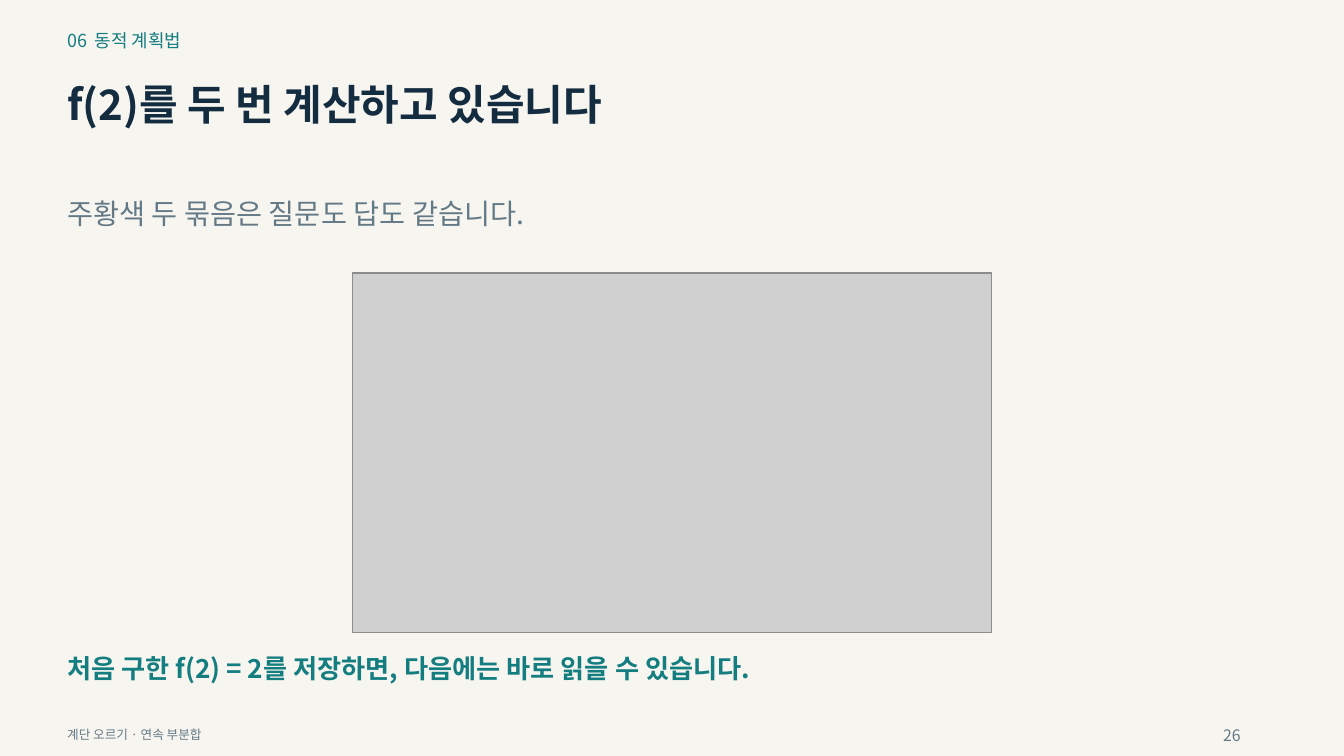
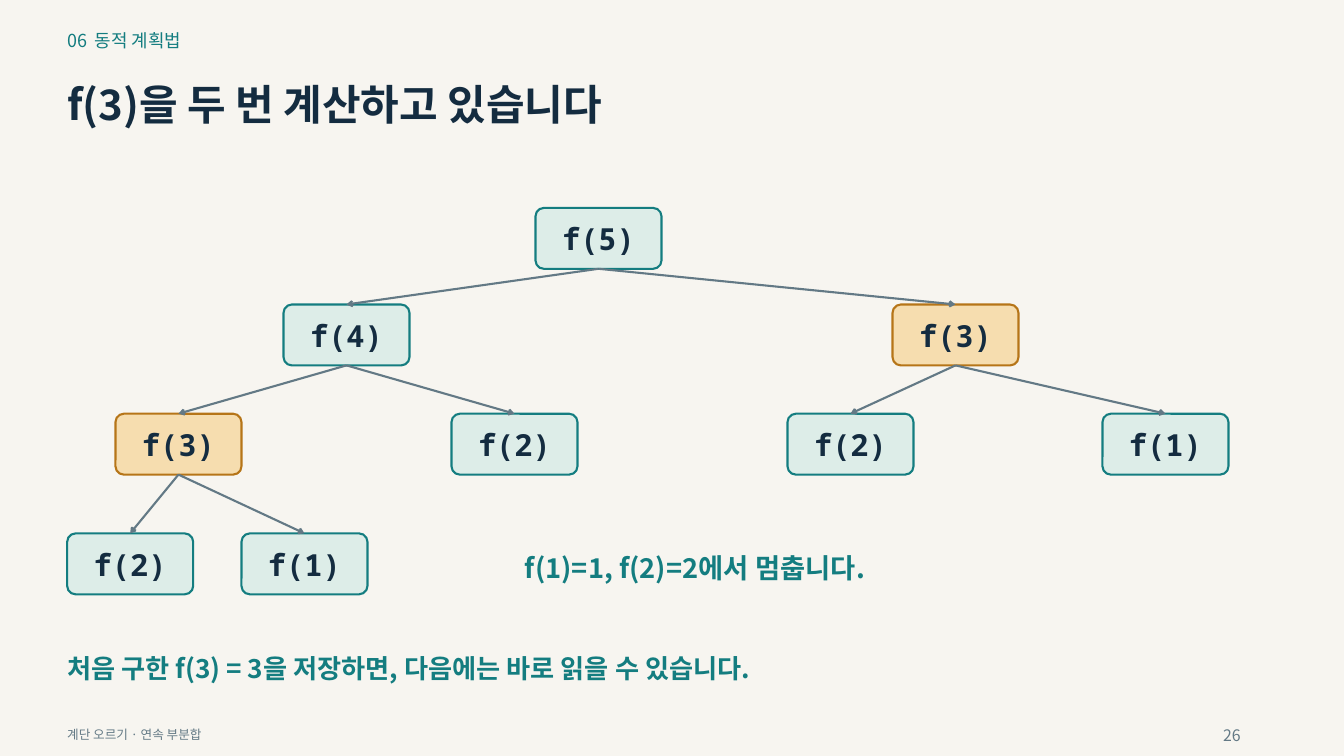
Before and after one commit to Sangdon-Park/Sangdon-Park.github.io, a slide deck: slide 26 of data/알고리즘/6장_동적_계획법.pptx. Drawn at 1344x756 pixels with LibreOffice and Linux fonts; fonts in the diff are those of the drawing; grey boxes stand for pictures. Boxes give left, top, right and bottom in pixels: in the first picture for what was removed or moved away, otherwise in the second. Text is boxed around its words. In the diff, an @@ line names an element or a change of style, - is before the commit and + after.

```diff
--- a/data/알고리즘/6장_동적_계획법.pptx
+++ b/data/알고리즘/6장_동적_계획법.pptx
@@ text at box(67, 84, 602, 129): text changed @@
-f(2)를 두 번 계산하고 있습니다
+f(3)을 두 번 계산하고 있습니다
@@ text removed at box(67, 200, 525, 226) @@
-주황색 두 묶음은 질문도 답도 같습니다.
@@ rounded rectangle added at box(535, 208, 661, 268), fill #DDEDE8, outline #147D80 1.5 pt, 21.8 pt, text #142C40, bold @@
+f(5)
@@ arrow added from (599, 269) to (347, 304), #637985 1.5 pt @@
@@ arrow added from (599, 269) to (956, 304), #637985 1.5 pt @@
@@ picture removed at box(353, 273, 992, 632) @@
@@ rounded rectangle added at box(283, 304, 409, 365), fill #DDEDE8, outline #147D80 1.5 pt, 21.8 pt, text #142C40, bold @@
+f(4)
@@ rounded rectangle added at box(892, 304, 1018, 365), fill #F6DDAF, outline #B67518 1.5 pt, 21.8 pt, text #142C40, bold @@
+f(3)
@@ arrow added from (347, 365) to (178, 413), #637985 1.5 pt @@
@@ arrow added from (347, 365) to (514, 413), #637985 1.5 pt @@
@@ arrow added from (956, 365) to (851, 413), #637985 1.5 pt @@
@@ arrow added from (956, 365) to (1166, 413), #637985 1.5 pt @@
@@ rounded rectangle added at box(116, 413, 242, 474), fill #F6DDAF, outline #B67518 1.5 pt, 21.8 pt, text #142C40, bold @@
+f(3)
@@ rounded rectangle added at box(452, 413, 578, 474), fill #DDEDE8, outline #147D80 1.5 pt, 21.8 pt, text #142C40, bold @@
+f(2)
@@ rounded rectangle added at box(787, 413, 913, 474), fill #DDEDE8, outline #147D80 1.5 pt, 21.8 pt, text #142C40, bold @@
+f(2)
@@ rounded rectangle added at box(1103, 413, 1229, 474), fill #DDEDE8, outline #147D80 1.5 pt, 21.8 pt, text #142C40, bold @@
+f(1)
@@ arrow added from (178, 475) to (130, 533), #637985 1.5 pt @@
@@ arrow added from (178, 475) to (304, 533), #637985 1.5 pt @@
@@ rounded rectangle added at box(68, 533, 194, 594), fill #DDEDE8, outline #147D80 1.5 pt, 21.8 pt, text #142C40, bold @@
+f(2)
@@ rounded rectangle added at box(242, 533, 368, 594), fill #DDEDE8, outline #147D80 1.5 pt, 21.8 pt, text #142C40, bold @@
+f(1)
@@ text added at box(525, 555, 865, 584), 19.5 pt, text #147D80, bold @@
+f(1)=1, f(2)=2에서 멈춥니다.
@@ text at box(67, 656, 750, 684): text changed @@
-처음 구한 f(2) = 2를 저장하면, 다음에는 바로 읽을 수 있습니다.
+처음 구한 f(3) = 3을 저장하면, 다음에는 바로 읽을 수 있습니다.
```
Also in this commit, not shown: 24 other slides changed, 19 other files.
